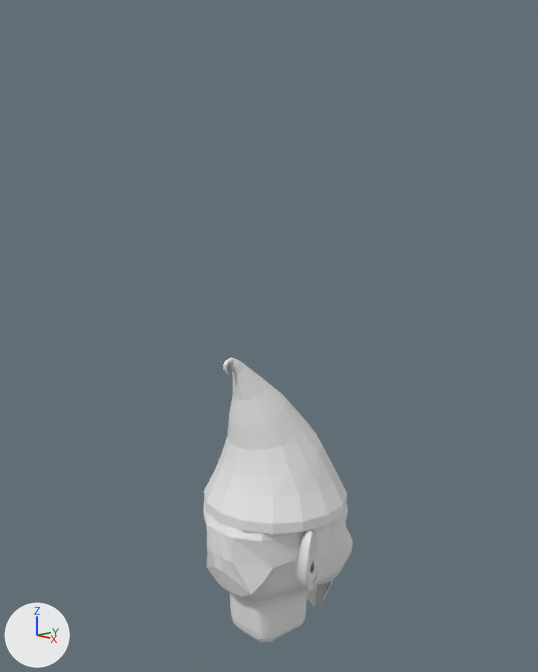
The Blender file ArtAssets/3D/gnome.blend as it was, and as the next commit left it.
Before and after are seen from a 50 mm camera at (8.61, -7.91, 5.69) aimed at (-0.64, 0.64, 3.13). The axes (+X, +Y, +Z) are drawn at lower left. The lights are the same throughout.

Before the edit, the objects in view are built like this:
```python
ob_cube = bpy.data.objects.new('Cube', me_cube_001)
ob_cube.location = (0.0, 2.25, -1.82)
ob_cube_001 = bpy.data.objects.new('Cube.001', me_cube_002)
ob_cube_001.location = (0.0, 0.0, 0.0)
ob_hat = bpy.data.objects.new('Hat', me_circle)
ob_hat.location = (0.0, 0.0, 0.0)
ob_head = bpy.data.objects.new('Head', me_cube)
ob_head.location = (0.0, 0.0, 0.0)
ob_sphere = bpy.data.objects.new('Sphere', me_sphere_002)
ob_sphere.location = (-0.45, 1.0, 0.0)
ob_sphere.rotation_euler = (1.571, 0.0, 0.0)  # degrees (90, 0, 0)
ob_sphere.scale = (0.333, 0.333, 0.333)
ob_sphere_001 = bpy.data.objects.new('Sphere.001', me_sphere_003)
ob_sphere_001.location = (0.43, 1.0, 0.0)
ob_sphere_001.rotation_euler = (1.571, 0.0, 0.0)  # degrees (90, 0, 0)
ob_sphere_001.scale = (0.333, 0.333, 0.333)
```
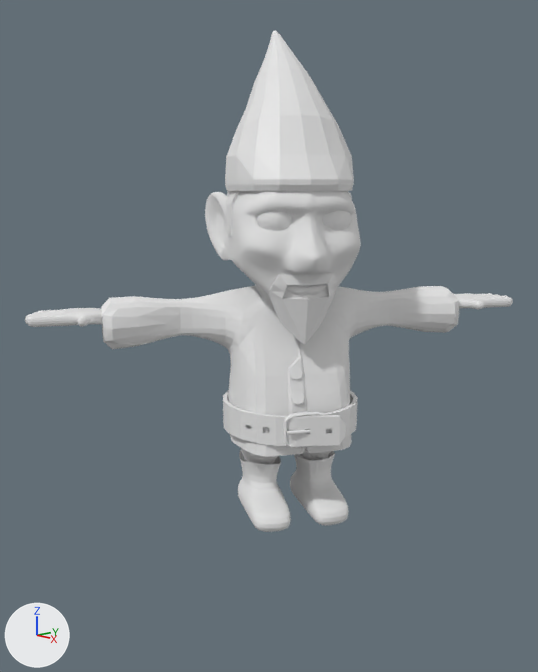
Patch to the scene script:
```diff
--- a/ArtAssets/3D/gnome.blend.py
+++ b/ArtAssets/3D/gnome.blend.py
@@ me_circle @@
-me_circle.from_pydata(...)  # 256 vertices, 242 faces; spans x -1.21..1.21, y -1.01..1.4, z 0.43..3.07
+me_circle.from_pydata(...)  # 151 vertices, 122 faces; spans x -1.05..0.03, y -1.08..1.47, z 0.44..3.08
+# me_circle part 2: 20 vertices moved from x -1.21..0.0, y -0.92..1.31, z 0.43..2.83 to x -1.05..-0.01, y -0.98..1.37, z 0.44..2.83; 135 vertices removed from x -0.03..1.21, y -1.01..1.4, z 0.43..3.07; 30 vertices added at x -0.03..0.03, y -1.08..1.47, z 0.44..3.08
@@ me_cube @@
-me_cube.from_pydata(...)  # 423 vertices, 374 faces; spans x -1.33..0.0, y -0.99..1.82, z -1.87..1.07
+me_cube.from_pydata(...)  # 435 vertices, 381 faces; spans x -1.33..0.03, y -0.99..1.82, z -2.74..1.07
+# me_cube part 1
+# 8 vertices are removed from x -0.57..0.0, y -0.57..0.59, z -1.87
+# 15 faces are deleted
+# 4 vertices in x -0.4..0.0, y 0.58, z -1.06..-1.02 move by (0.0, -0.08, 0.0)
+# 13 vertices move from x -0.53..0.0, y -0.57..0.59, z -1.87..-0.99 to x -0.62..0.0, y -0.56..0.77, z -1.69..-0.99
+# 20 vertices are added at x -0.85..0.03, y -0.68..1.12, z -2.74..-1.25
+# 22 new faces join them
 me_cube.materials.append(mat_material)
@@ ob_cube_001 @@
 ob_cube_001 = bpy.data.objects.new('Cube.001', me_cube_002)
-ob_cube_001.location = (0.0, 0.0, 0.0)
+ob_cube_001.location = (-0.23, 0.73, 1.89)
+ob_cube_001.rotation_euler = (0.0, 0.0, -2.075)  # degrees (0, 0, -119)
+ob_cube_001.scale = (-1.46, 1.0, 2.33)
 _m = ob_cube_001.modifiers.new('Mirror', 'MIRROR')
@@ ob_cube @@
 ob_cube = bpy.data.objects.new('Cube', me_cube_001)
-ob_cube.location = (0.0, 2.25, -1.82)
+ob_cube.location = (-0.51, 0.89, 0.0)
+ob_cube.rotation_euler = (0.0, 0.0, -2.075)  # degrees (0, 0, -119)
+ob_cube.scale = (-0.178, -0.178, -0.178)
 _m = ob_cube.modifiers.new('Mirror', 'MIRROR')
@@ ob_sphere_001 @@
 ob_sphere_001 = bpy.data.objects.new('Sphere.001', me_sphere_003)
-ob_sphere_001.location = (0.43, 1.0, 0.0)
+ob_sphere_001.location = (0.16, 0.03, 5.15)
 ob_sphere_001.rotation_euler = (1.571, 0.0, 0.0)  # degrees (90, 0, 0)
@@ ob_sphere @@
 ob_sphere = bpy.data.objects.new('Sphere', me_sphere_002)
-ob_sphere.location = (-0.45, 1.0, 0.0)
+ob_sphere.location = (0.59, 0.8, 5.15)
 ob_sphere.rotation_euler = (1.571, 0.0, 0.0)  # degrees (90, 0, 0)
@@ ob_hat @@
 ob_hat = bpy.data.objects.new('Hat', me_circle)
-ob_hat.location = (0.0, 0.0, 0.0)
+ob_hat.location = (-0.51, 0.89, 5.15)
+ob_hat.rotation_euler = (0.0, 0.0, -2.075)  # degrees (0, 0, -119)
+_m = ob_hat.modifiers.new('Mirror', 'MIRROR')
@@ ob_head @@
 ob_head = bpy.data.objects.new('Head', me_cube)
-ob_head.location = (0.0, 0.0, 0.0)
+ob_head.location = (-0.51, 0.89, 5.15)
+ob_head.rotation_euler = (0.0, 0.0, -2.075)  # degrees (0, 0, -119)
 _m = ob_head.modifiers.new('Mirror', 'MIRROR')
@@ ob_body @@
+ob_body = bpy.data.objects.new('Body', me_cube_1)  # 919 vertices, 850 faces; spans x -3.07..3.07, y -0.61..1.36, z -3.7..-1.16; in mat_material (white #e7e7e7)
+ob_body.location = (-0.51, 0.89, 5.15)
+ob_body.rotation_euler = (0.0, 0.0, -2.075)  # degrees (0, 0, -119)
@@ ob_goat @@
+ob_goat = bpy.data.objects.new('Goat', me_cube_001)  # modifiers MIRROR
+ob_goat.location = (1.46, -0.2, 3.33)
+ob_goat.rotation_euler = (0.0, 0.0, -2.075)  # degrees (0, 0, -119)
@@ ob_hair @@
+ob_hair = bpy.data.objects.new('Hair', me_cube_002_1)  # 88 vertices, 86 faces; spans x -1.02..0.0, y -1.09..0.52, z -0.77..0.46; modifiers MIRROR
+ob_hair.location = (-0.51, 0.89, 5.15)
+ob_hair.rotation_euler = (0.0, 0.0, -2.075)  # degrees (0, 0, -119)
@@ ob_cube_002 @@
+ob_cube_002 = bpy.data.objects.new('Cube.002', me_cube_005)  # 48 vertices, 48 faces; spans x -1.0..1.0, y -1.0..2.09, z -1.11..1.11; modifiers SUBSURF
+ob_cube_002.location = (0.74, 0.2, 1.89)
+ob_cube_002.rotation_euler = (0.0, 0.0, -2.075)  # degrees (0, 0, -119)
+ob_cube_002.scale = (0.398, 0.0664, 0.263)
@@ ob_legs @@
+ob_legs = bpy.data.objects.new('Legs', me_cube_007)  # 80 vertices, 64 faces; spans x -0.87..0.0, y -0.5..1.38, z -5.05..-3.52; in mat_material (white #e7e7e7); modifiers MIRROR, SUBSURF
+ob_legs.location = (-0.51, 0.89, 5.15)
+ob_legs.rotation_euler = (0.0, 0.0, -2.075)  # degrees (0, 0, -119)
@@ ob_circle @@
+ob_circle = bpy.data.objects.new('Circle', me_circle_001)  # an 8-sided cylinder along z spanning x -1.08..0.92, y -1.0..1.0, z 0.0..0.12; an 8-sided cylinder along z spanning x -1.1..0.9, y -4.52..-2.52, z 0.31..0.43
+ob_circle.location = (0.41, 0.24, 2.74)
+ob_circle.rotation_euler = (1.965, 0.0, -2.075)  # degrees (113, 0, -119)
+ob_circle.scale = (0.111, 0.111, 0.111)
```

Pixel boxes [x1, y1, x2, y2] of what changed, in the pictures (538 x 672 px; the box of a moved part takes in the faces that stretch with it):
'Hat', reshaped, moved, turned, modifiers changed: before [204, 358, 347, 534]; after [225, 30, 354, 191]
'Body', added: after [101, 286, 459, 456]
'Head', reshaped, moved, turned: before [203, 501, 353, 643]; after [205, 191, 361, 355]
'Cube.001', moved, turned, rescaled: before [204, 507, 330, 596]; after [223, 390, 358, 446]
'Legs', added: after [238, 448, 349, 532]
'Goat', added: after [269, 273, 337, 345]
'Cube', moved, turned, rescaled: before [307, 579, 334, 607]; after [25, 293, 513, 327]
'Sphere.001', moved (not visible before): after [256, 212, 291, 231]
'Sphere', moved (not visible before): after [323, 211, 351, 230]
'Cube.002', added: after [283, 412, 325, 448]
'Hair', added: after [226, 191, 349, 236]
'Circle', added: after [289, 366, 305, 405]
part 1 of me_cube, moved or reshaped: before [229, 584, 320, 643]; after [255, 284, 326, 355]
